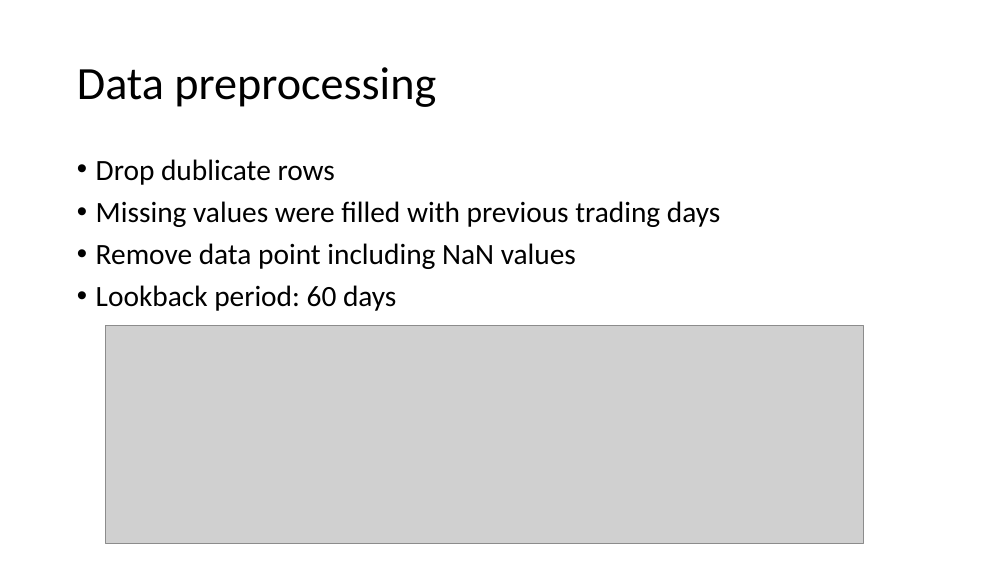
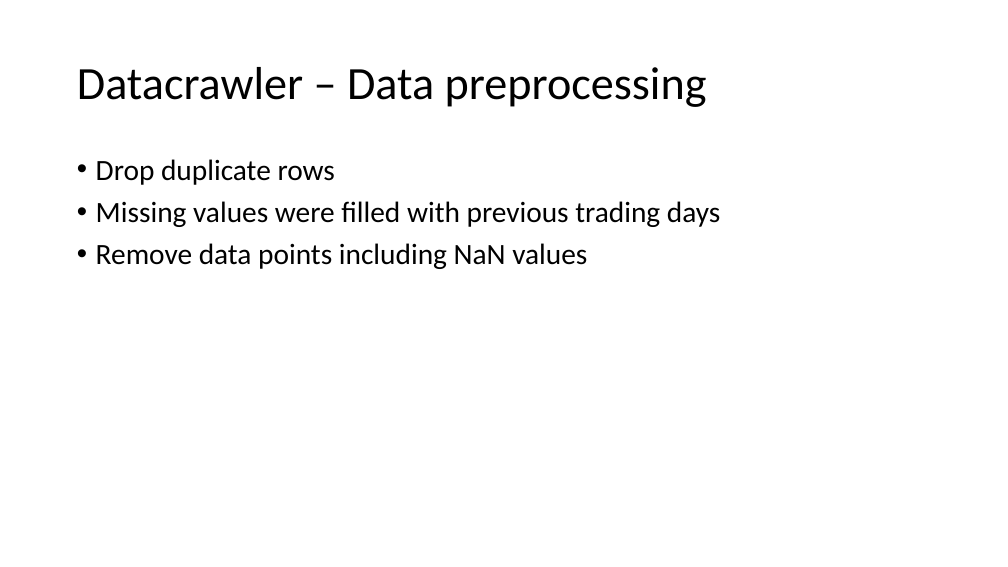
Before and after one commit to sfremerey/backprophet, a slide deck: slide 5 of Backprophet.pptx. Drawn at 1008x567 pixels with LibreOffice and Linux fonts; fonts in the diff are those of the drawing; grey boxes stand for pictures. Boxes give left, top, right and bottom in pixels: in the first picture for what was removed or moved away, otherwise in the second. Text is boxed around its words. In the diff, an @@ line names an element or a change of style, - is before the commit and + after.

```diff
--- a/Backprophet.pptx
+++ b/Backprophet.pptx
@@ title at (x1=77, y1=67, x2=707, y2=107): text changed @@
-Data preprocessing
+Datacrawler – Data preprocessing
@@ text at (x1=96, y1=159, x2=335, y2=185): text changed @@
-• Drop dublicate rows
+• Drop duplicate rows
@@ text at (x1=96, y1=243, x2=587, y2=269): text changed @@
-• Remove data point including NaN values
-• Lookback period: 60 days
+• Remove data points including NaN values
@@ picture removed at (x1=106, y1=326, x2=864, y2=544) @@
```
Also in this commit, not shown: 15 other slides changed, 6 slides added, 1 slide removed, 1 other file.
